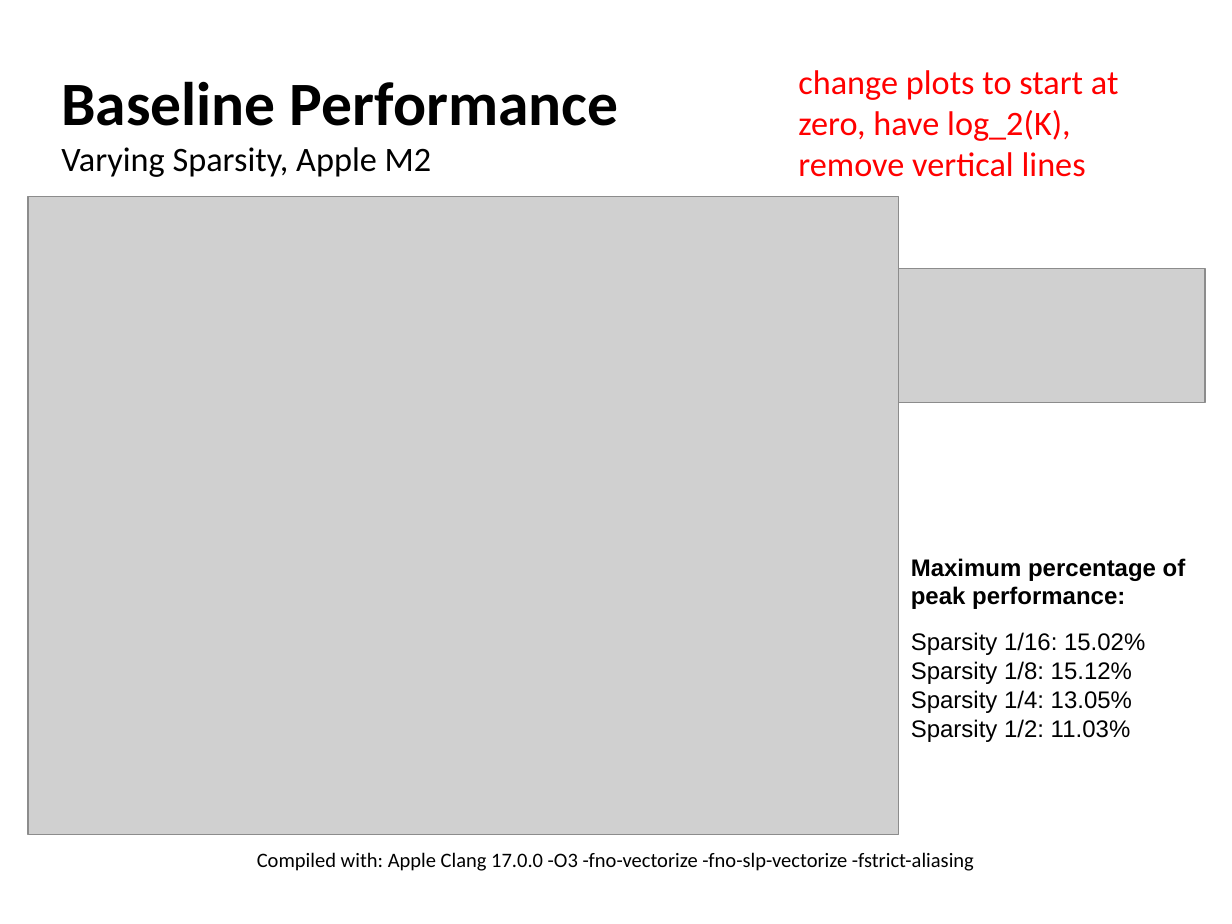
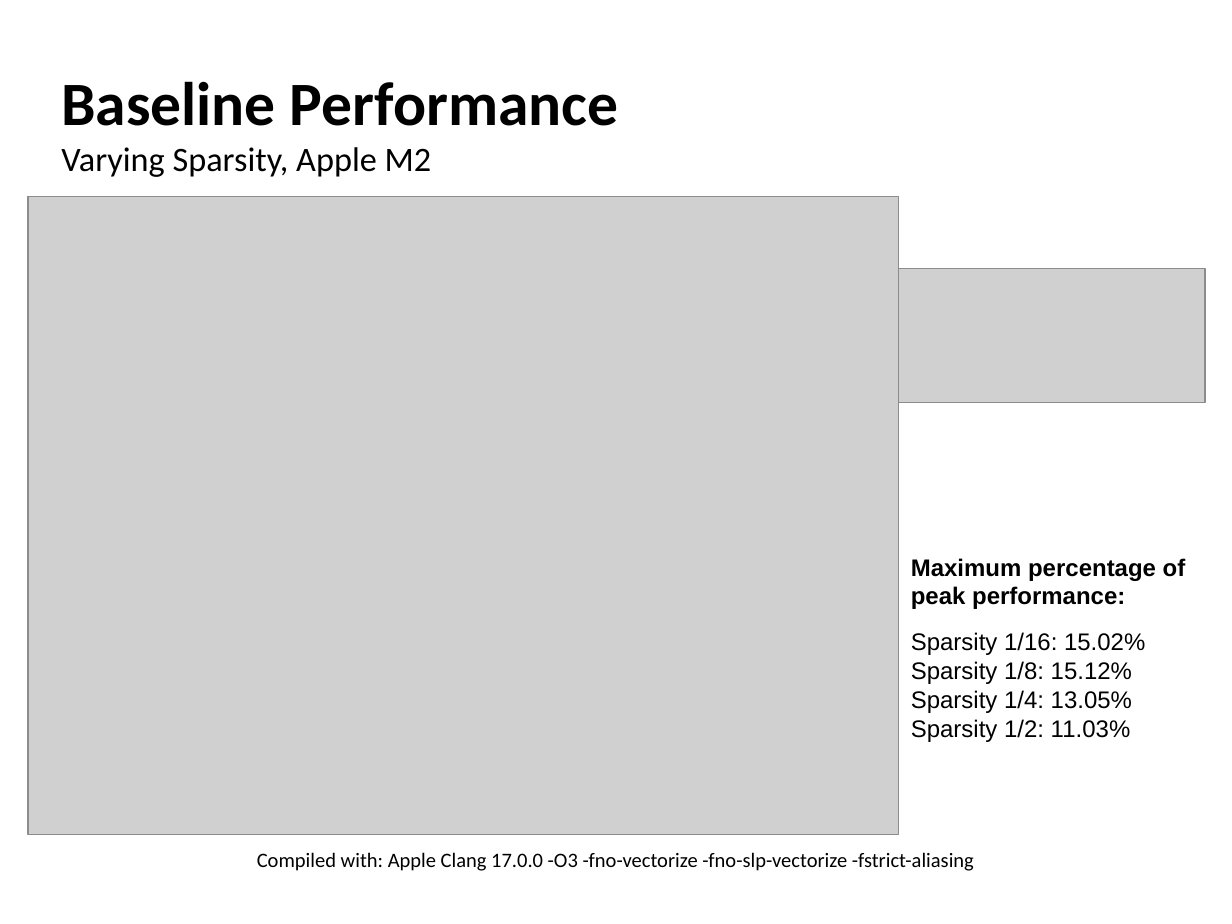
Before and after one commit to alessiomelone/Ternary-spGEMM, a slide deck: slide 5 of 10.pptx. Drawn at 1232x924 pixels with LibreOffice and Linux fonts; fonts in the diff are those of the drawing; grey boxes stand for pictures. Boxes give left, top, right and bottom in pixels: in the first picture for what was removed or moved away, otherwise in the second. Text is boxed around its words. In the diff, an @@ line names an element or a change of style, - is before the commit and + after.

```diff
--- a/10.pptx
+++ b/10.pptx
@@ text removed at bbox=[798, 70, 1119, 177] @@
-change plots to start at zero, have log_2(K), remove vertical lines
```
Also in this commit, not shown: 1 other slide changed.
